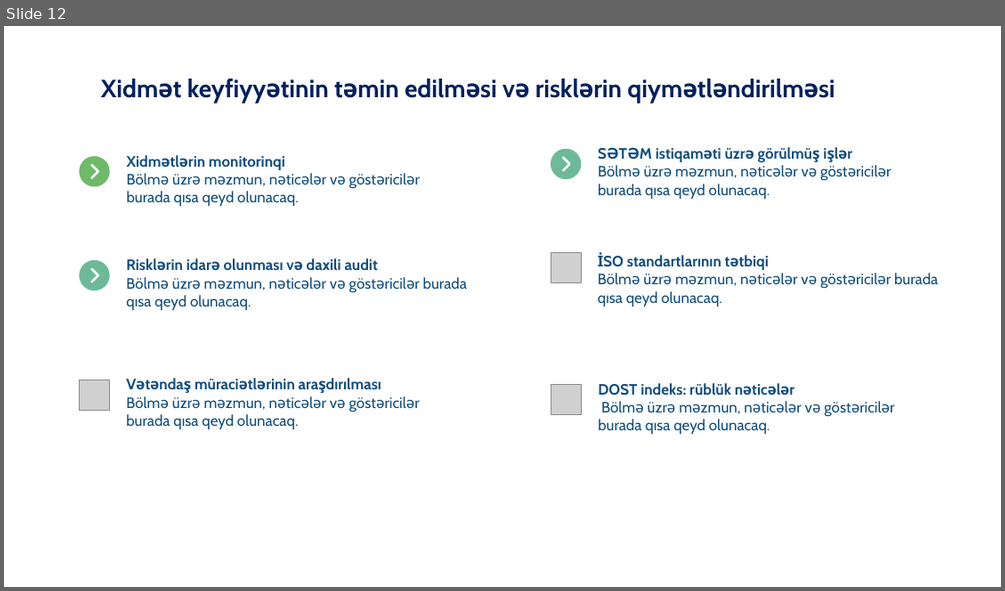
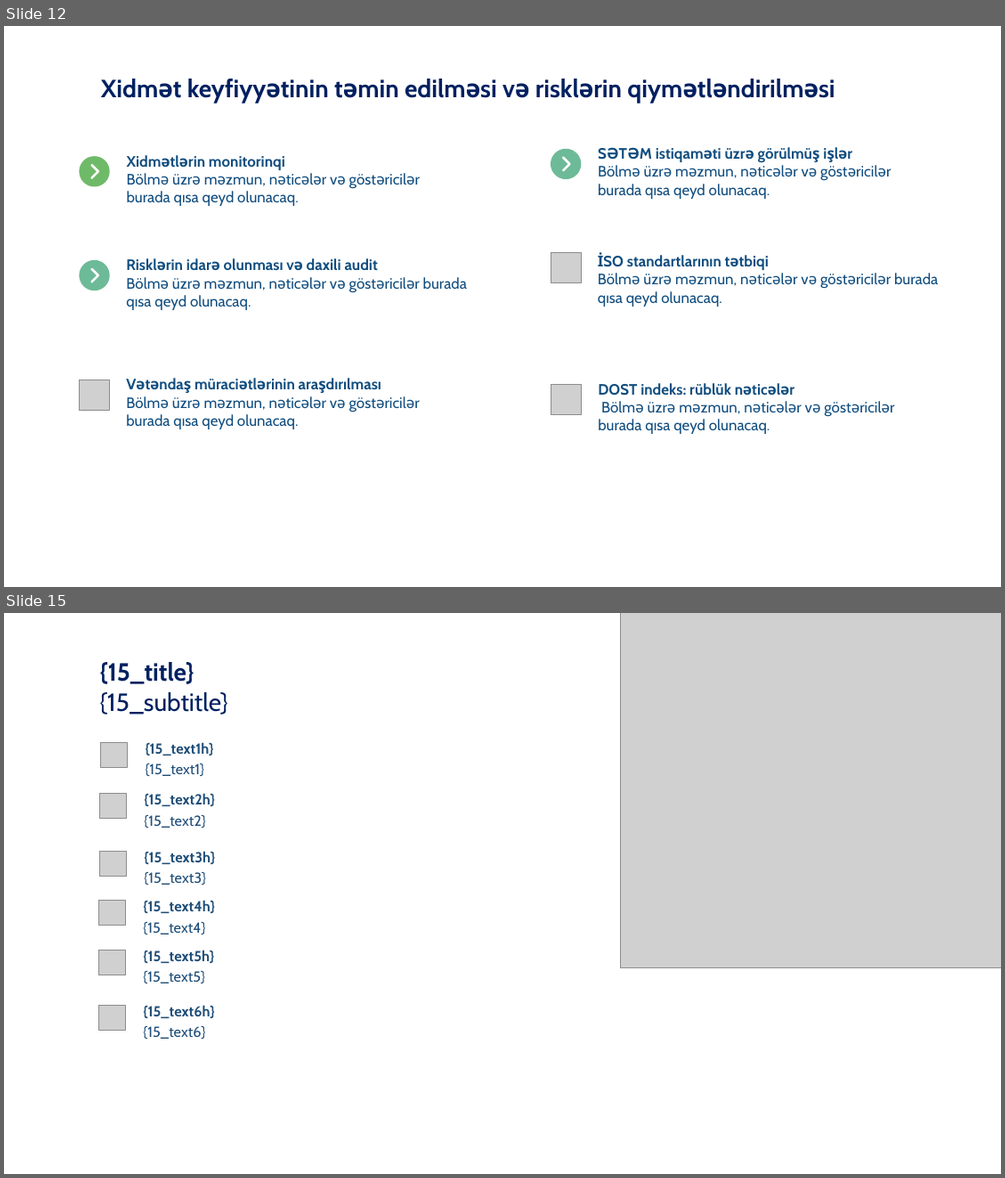
Before and after one commit to thezet13/pmt, a slide deck: storage/app/pptx/templates/Monthly_report.pptx. Shown one above the other, each under a label of ours: slide 12 before the commit, slides 12 and 15 after it; the slides between them are not shown. The pictures are 1005x591 and 1005x1178 pixels, drawn with LibreOffice and Linux fonts; fonts in the diff are those of the drawing; grey boxes stand for pictures; background and template pictures are left out. Boxes give left, top, right and bottom in pixels: in the first picture for what was removed or moved away, otherwise in the second. Text is boxed around its words. In the diff, an @@ line names an element or a change of style, - is before the commit and + after.

Commit message:
slides 14 and 15

```diff
--- a/storage/app/pptx/templates/Monthly_report.pptx
+++ b/storage/app/pptx/templates/Monthly_report.pptx
@@ slide 15 added at (4, 613, 1001, 1174), background picture (left out) @@
@@ picture added at (620, 613, 1001, 967) @@
@@ text added at (100, 662, 194, 684), 24 pt, text #002060, bold @@
+{15_title}
@@ text added at (100, 692, 228, 714), 24 pt, text #002060 @@
+{15_subtitle}
@@ picture added at (100, 742, 127, 767) @@
@@ text added at (146, 742, 214, 755), 14 pt, text #1F4E79, bold @@
+{15_text1h}
@@ text added at (146, 763, 204, 776), 14 pt, text #1F4E79 @@
+{15_text1}
@@ picture added at (100, 793, 126, 818) @@
@@ text added at (144, 793, 215, 806), 14 pt, text #1F4E79, bold @@
+{15_text2h}
@@ text added at (144, 815, 205, 827), 14 pt, text #1F4E79 @@
+{15_text2}
@@ picture added at (100, 851, 126, 876) @@
@@ text added at (144, 851, 215, 864), 14 pt, text #1F4E79, bold @@
+{15_text3h}
@@ text added at (144, 871, 206, 884), 14 pt, text #1F4E79 @@
+{15_text3}
@@ picture added at (99, 900, 125, 925) @@
@@ text added at (143, 900, 215, 913), 14 pt, text #1F4E79, bold @@
+{15_text4h}
@@ text added at (143, 922, 205, 934), 14 pt, text #1F4E79 @@
+{15_text4}
@@ picture added at (99, 949, 125, 974) @@
@@ text added at (143, 949, 214, 963), 14 pt, text #1F4E79, bold @@
+{15_text5h}
@@ text added at (143, 970, 205, 983), 14 pt, text #1F4E79 @@
+{15_text5}
@@ picture added at (99, 1005, 125, 1030) @@
@@ text added at (143, 1005, 214, 1018), 14 pt, text #1F4E79, bold @@
+{15_text6h}
@@ text added at (143, 1026, 205, 1038), 14 pt, text #1F4E79 @@
+{15_text6}
```
Also in this commit, not shown: 1 other slide added, 2 slides removed, 5 other files.
